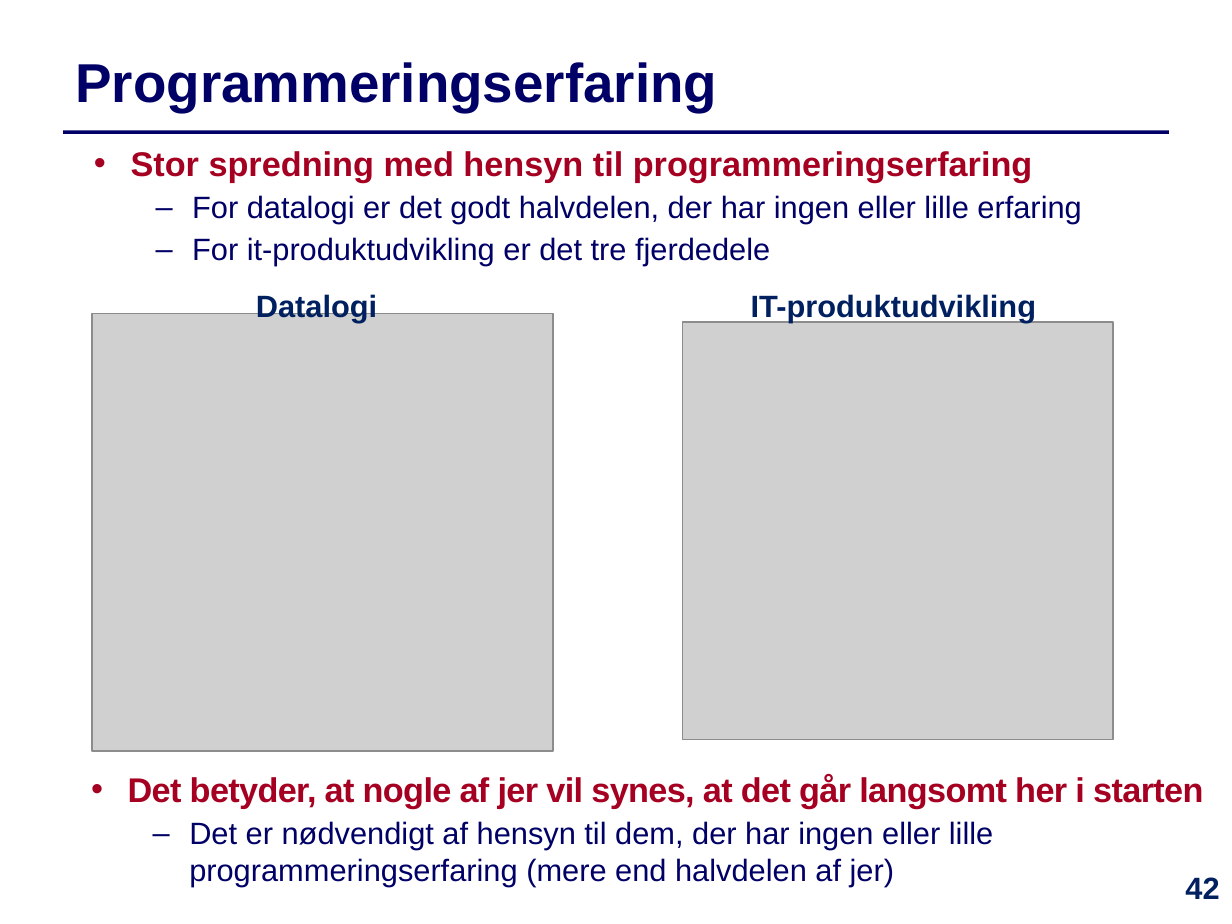
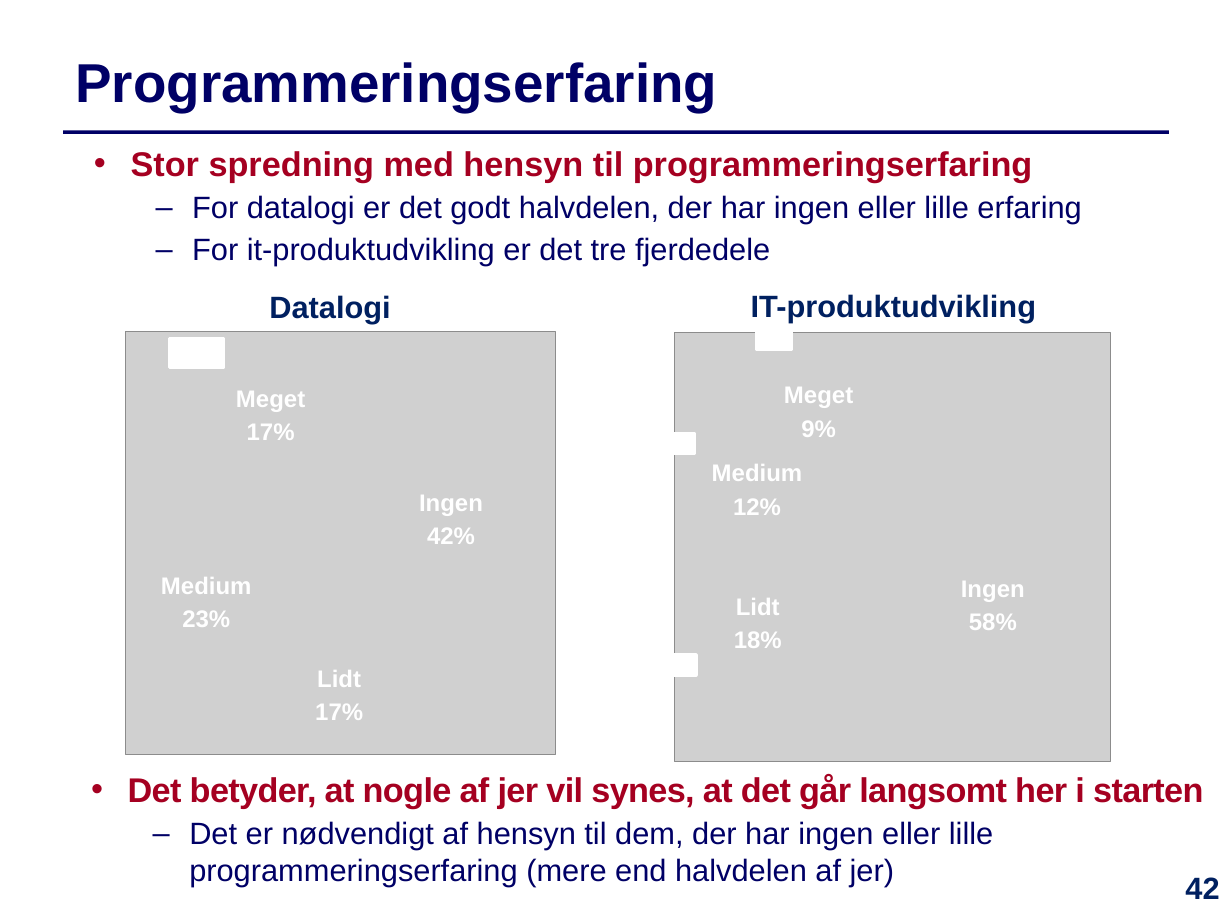
Before and after one commit to IntProgAU/Materiale, a slide deck: slide 42 of web/e22/uge_1b/Slides-Uge1-Torsdag.pptx. Drawn at 1232x924 pixels with LibreOffice and Linux fonts; fonts in the diff are those of the drawing; grey boxes stand for pictures. Boxes give left, top, right and bottom in pixels: in the first picture for what was removed or moved away, otherwise in the second. Text is boxed around its words. In the diff, an @@ line names an element or a change of style, - is before the commit and + after.

```diff
--- a/web/e22/uge_1b/Slides-Uge1-Torsdag.pptx
+++ b/web/e22/uge_1b/Slides-Uge1-Torsdag.pptx
@@ text "Datalogi": place and size @@
-text "Datalogi" at <box>256,293,377,323</box>
+text "Datalogi" at <box>269,295,390,324</box>
@@ picture: place and size @@
-picture at <box>92,314,553,752</box>
+picture at <box>126,331,556,754</box>
@@ group added at <box>161,339,483,720</box>: 4 texts, 1 rectangle @@
+Ingen
+42%
+Lidt
+17%
+Medium
+23%
+Meget
+17%
@@ picture: place and size @@
-picture at <box>683,322,1112,739</box>
+picture at <box>674,333,1110,761</box>
@@ group added at <box>660,329,1025,675</box>: 4 texts, 3 rectangles @@
+Ingen
+58%
+Lidt
+18%
+Medium
+12%
+Meget
+9%
```
Also in this commit, not shown: 1 other slide changed, 3 other files.
